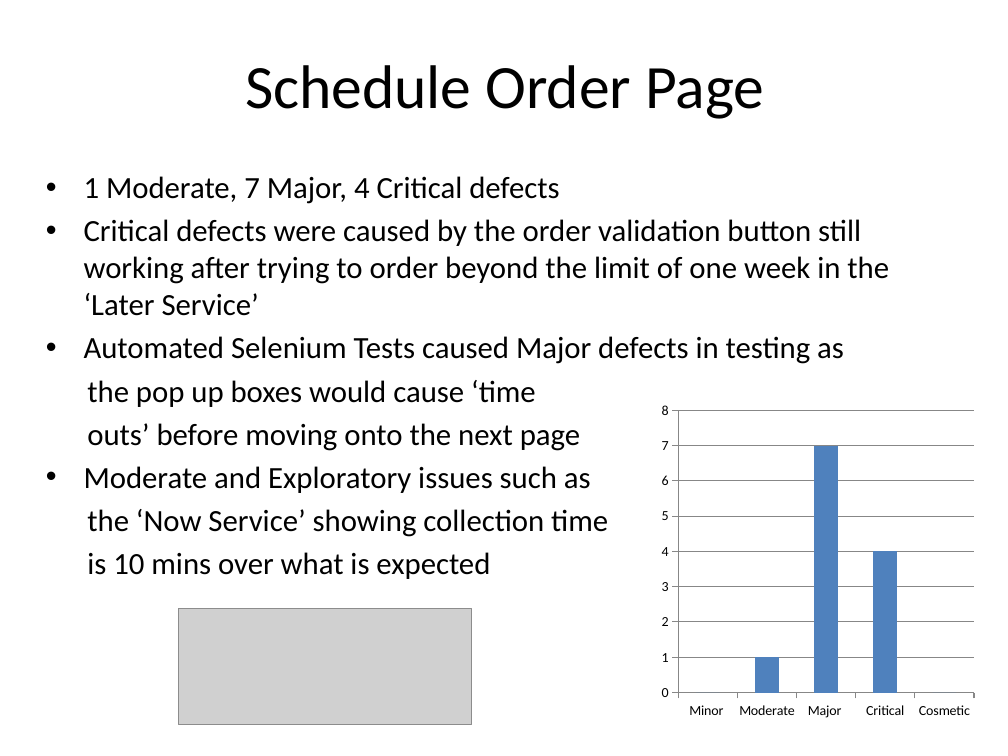
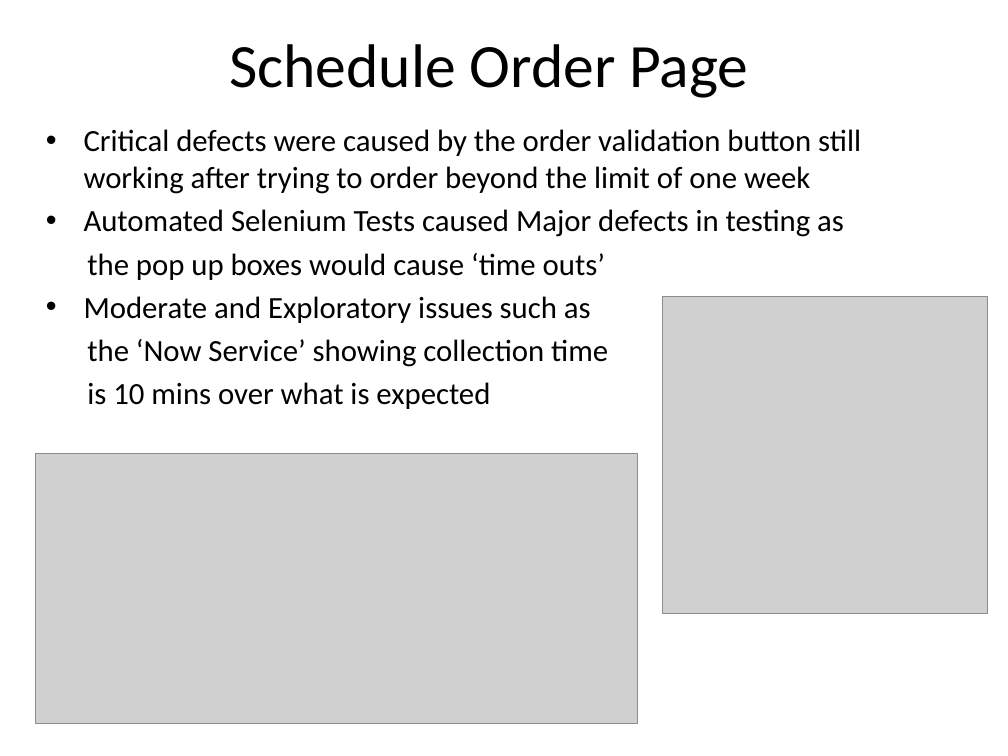
Before and after one commit to KevinOHare/Software-Testing-And-Verification, a slide deck: slide 1 of Presentation/Schedule Order Page Slide.pptx. Drawn at 1008x756 pixels with LibreOffice and Linux fonts; fonts in the diff are those of the drawing; grey boxes stand for pictures. Boxes give left, top, right and bottom in pixels: in the first picture for what was removed or moved away, otherwise in the second. Text is boxed around its words. In the diff, an @@ line names an element or a change of style, - is before the commit and + after.

Commit message:
update to slide

```diff
--- a/Presentation/Schedule Order Page Slide.pptx
+++ b/Presentation/Schedule Order Page Slide.pptx
@@ title "Schedule Order Page" moved from (x1=245, y1=65, x2=764, y2=119) to (x1=229, y1=44, x2=748, y2=98) @@
@@ text "Critical defects were caused by ..." moved from (x1=84, y1=176, x2=889, y2=579) to (x1=84, y1=129, x2=861, y2=409) @@
@@ text at (x1=84, y1=129, x2=861, y2=194): text changed @@
-• 1 Moderate, 7 Major, 4 Critical defects
-• Critical defects were caused by the order validation button still working after trying to order beyond the limit of one week in the ‘Later Service’
+• Critical defects were caused by the order validation button still working after trying to order beyond the limit of one week
@@ text at (x1=87, y1=253, x2=605, y2=280): text changed @@
-the pop up boxes would cause ‘time
-outs’ before moving onto the next page
+the pop up boxes would cause ‘time outs’
@@ picture added at (x1=662, y1=296, x2=988, y2=614) @@
@@ column chart removed at (x1=655, y1=402, x2=980, y2=719) @@
-categories: Minor , Moderate, Major , Critical, Cosmetic
-Series 1: 0, 1, 7, 4, 0
@@ picture added at (x1=35, y1=454, x2=637, y2=723) @@
@@ picture removed at (x1=178, y1=608, x2=472, y2=725) @@
```
